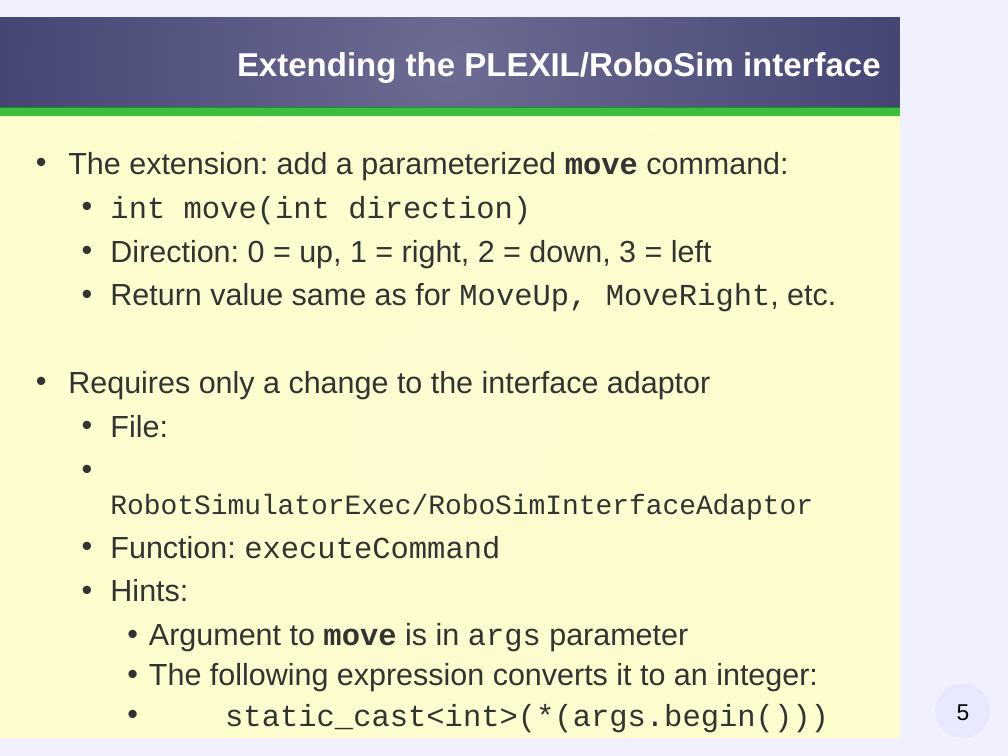
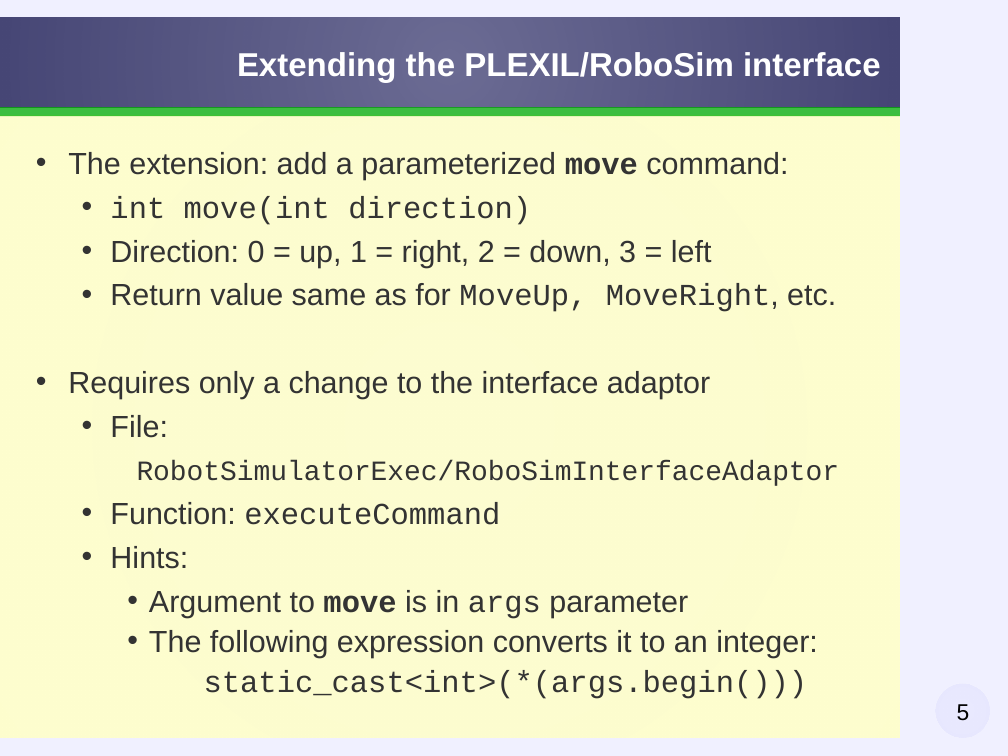
Before and after one commit to plexil-group/plexil, a slide deck: slide 5 of workshop/slides/plexil-workshop-exercise2.odp. Drawn at 1008x756 pixels with LibreOffice and Linux fonts; fonts in the diff are those of the drawing; background and template pictures are left out. Boxes give left, top, right and bottom in pixels: in the first picture for what was removed or moved away, otherwise in the second. Text is boxed around its words. In the diff, an @@ line names an element or a change of style, - is before the commit and + after.

Commit message:
revised for Plexil 1.5

```diff
--- a/workshop/slides/plexil-workshop-exercise2.odp
+++ b/workshop/slides/plexil-workshop-exercise2.odp
@@ text at [137,461,840,699]: bullet • to none; list level 2 to 1 in "RobotSimulatorExec/RoboSimInterfaceAdaptor"; list level 3 to 1 in "static_cast<int>(*(args.begin()))" @@
```
Also in this commit, not shown: 4 other slides changed, 1 other file.
